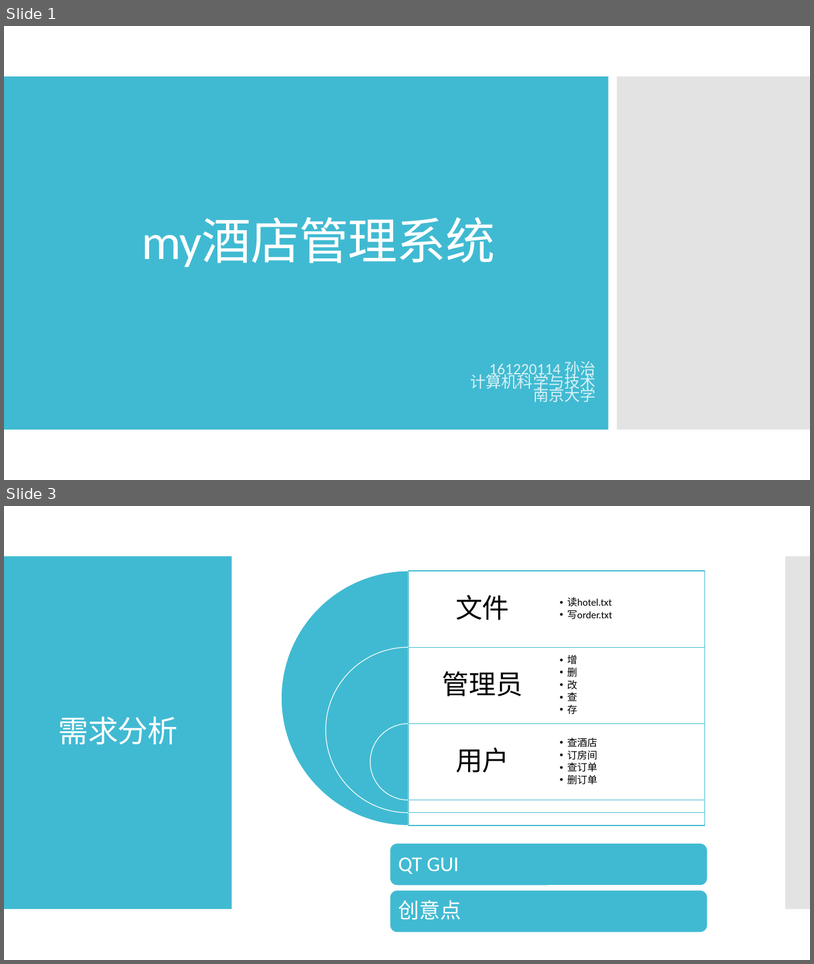
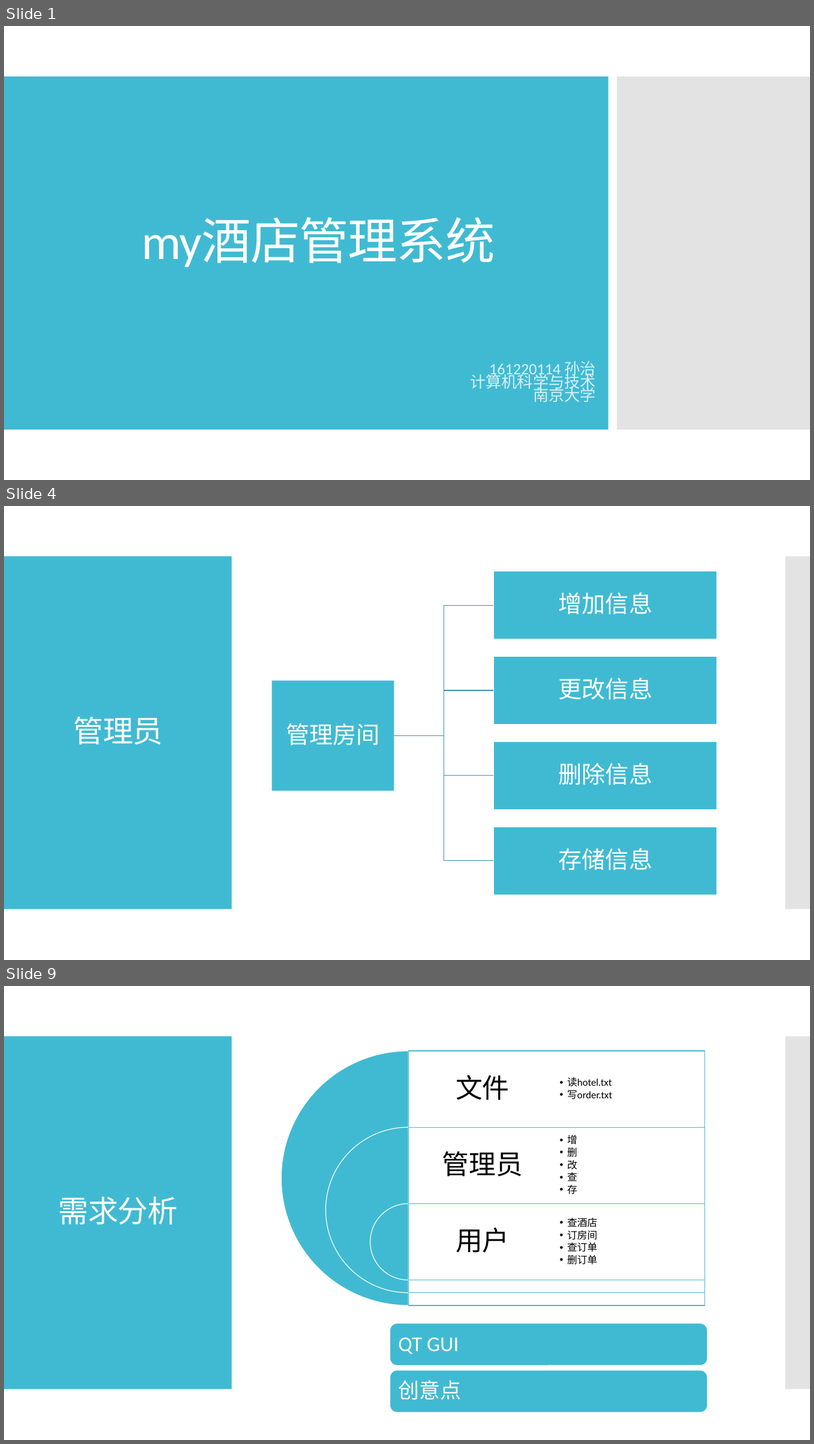
Before and after one commit to imagecser/hotelManage, a slide deck: 演示文稿1.pptx. Shown one above the other, each under a label of ours: slides 1 and 3 before the commit, slides 1, 4 and 9 after it; the slides between them are not shown. The pictures are 814x964 and 814x1444 pixels, drawn with LibreOffice and Linux fonts; fonts in the diff are those of the drawing. Boxes give left, top, right and bottom in pixels: in the first picture for what was removed or moved away, otherwise in the second. Text is boxed around its words. In the diff, an @@ line names an element or a change of style, - is before the commit and + after.

```diff
--- a/演示文稿1.pptx
+++ b/演示文稿1.pptx
@@ slide 4 added at [4, 506, 810, 960], background #FFFFFF; not listed: 2 template elements that a slide beside it also shows @@
@@ title added at [74, 716, 163, 744], 36 pt, text #FFFFFF @@
+管理员
@@ group added at [272, 571, 717, 895]: 5 rectangles, 5 texts, 4 freeform shapes @@
+管理房间
+增加信息
+更改信息
+删除信息
+存储信息
@@ what was slide 3 is now slide 9 @@
```
Also in this commit, not shown: 1 slide changed, 6 other slides added, 7 other files.
